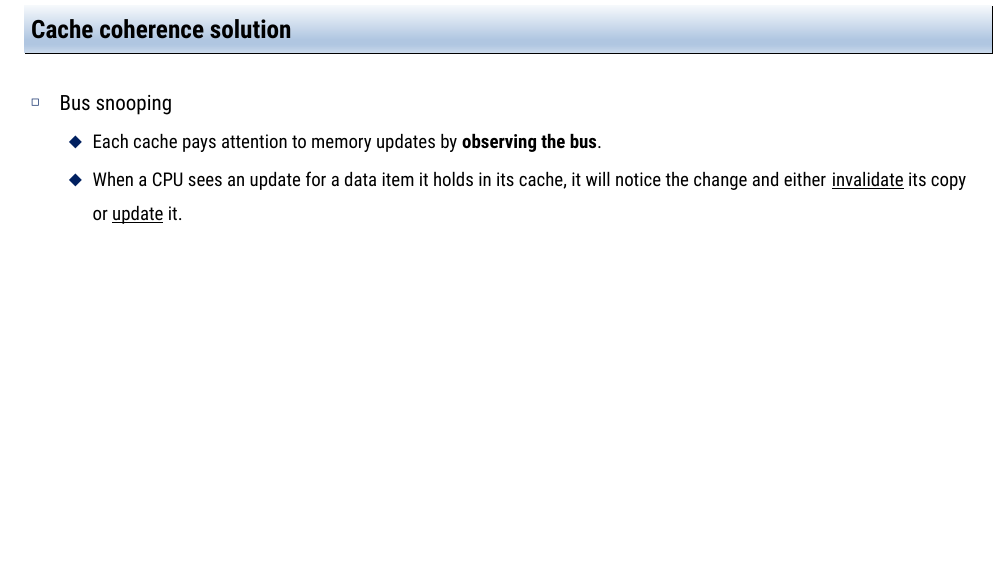
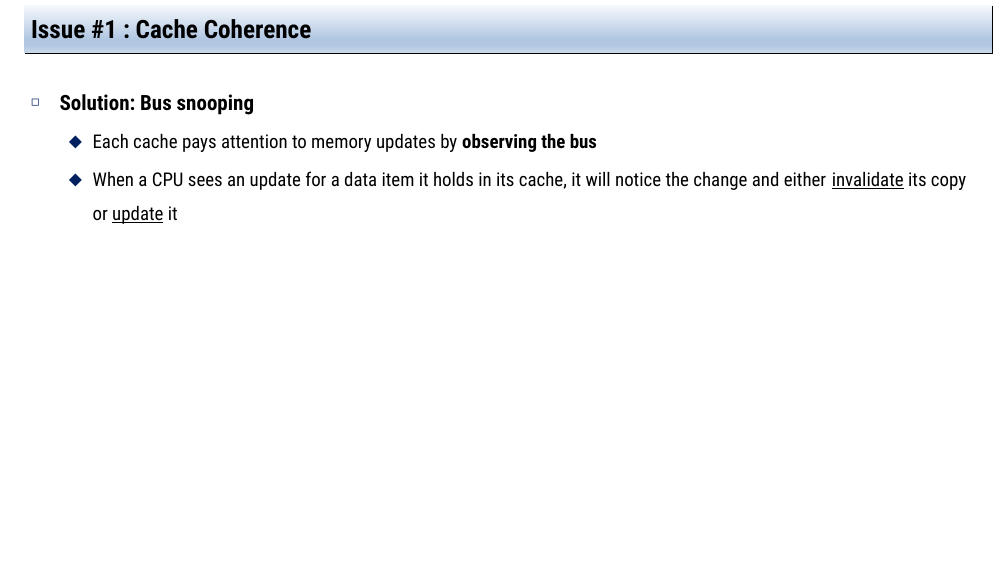
Before and after one commit to jachermocilla/extra-course-materials, a slide deck: slide 9 of cmsc125/ostep/slides/01.Virtualization/10.Multiprocessor_Scheduling(Advanced).pptx. Drawn at 1008x567 pixels with LibreOffice and Linux fonts; fonts in the diff are those of the drawing. Boxes give left, top, right and bottom in pixels: in the first picture for what was removed or moved away, otherwise in the second. Text is boxed around its words. In the diff, an @@ line names an element or a change of style, - is before the commit and + after.

```diff
--- a/cmsc125/ostep/slides/01.Virtualization/10.Multiprocessor_Scheduling(Advanced).pptx
+++ b/cmsc125/ostep/slides/01.Virtualization/10.Multiprocessor_Scheduling(Advanced).pptx
@@ title at (31, 15, 312, 39): text changed @@
-Cache coherence solution
+Issue #1 : Cache Coherence
@@ text at (60, 94, 966, 224): text changed @@
-◻ Bus snooping
-  ⬥ Each cache pays attention to memory updates by observing the bus.
-  ⬥ When a CPU sees an update for a data item it holds in its cache, it will notice the change and either invalidate its copy or update it.
+◻ Solution: Bus snooping
+  ⬥ Each cache pays attention to memory updates by observing the bus
+  ⬥ When a CPU sees an update for a data item it holds in its cache, it will notice the change and either invalidate its copy or update it
```
Also in this commit, not shown: 11 other slides changed, 2 other files.
